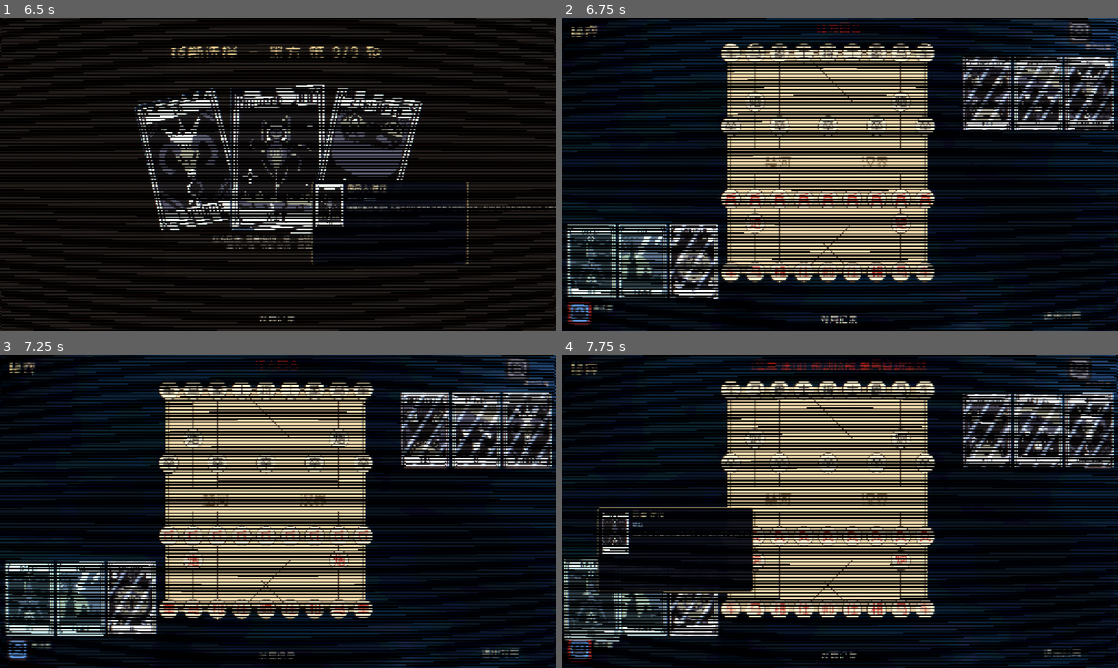
Above: before the commit, frames 1-4 (two rows, left to right).
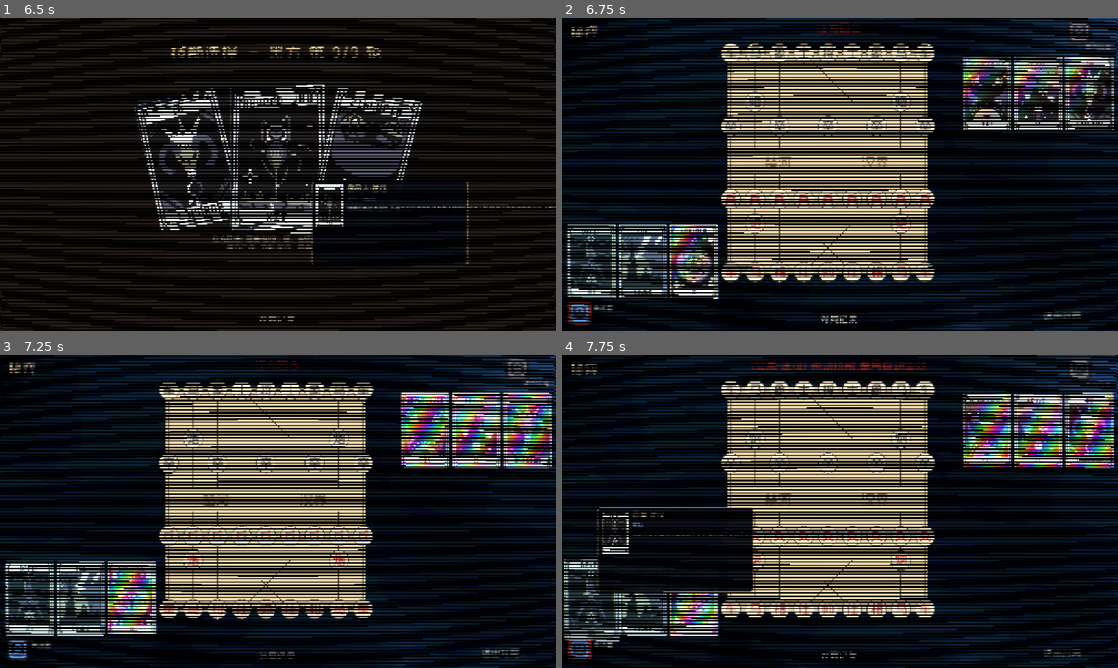
Above: after the commit, the same moments.

Repository: Lurongshika/ChessGame
Game: Godot game, scene res://scenes/game.tscn
Two runs of this game, one before a commit and one after it. Both use one fixed random seed, a clock stepped at 60 frames per second and the inputs below. This scene is started directly instead of the project's main scene.
Inputs (mouse positions are in pixels of both pictures, inside the frame that each line leads up to):
- Up to frame 1 (6.5 s): click "对局记录" at 0.5 s; click "对局记录" at 1.25 s; click "对局记录" at 2 s; tap Enter at 2.75 s; drag from (189, 158) to (333, 105) at 2.77 s; drag from (189, 158) to (250, 237) at 3.52 s; move the mouse to (189, 161) at 4.27 s; tap Tab at 4.35 s; click (189, 161) at 4.42 s; drag from (189, 161) to (111, 127) at 5.02 s; drag from (189, 161) to (305, 174) at 5.77 s
- Up to frame 2 (6.75 s): drag from (751, 158) to (756, 96) at 6.52 s
- Up to frame 3 (7.25 s): no input
- Up to frame 4 (7.75 s): move the mouse to (589, 599) at 7.27 s; tap Tab at 7.35 s; click (589, 599) at 7.42 s

Frame 1 is identical in both runs. In frame 2, 2.6% of the frame differs, in the area x 19-100%, y 12-90%; in frame 3, 3.5%; in frame 4, 3.0%.

Commit message:
feat: 已充能卡改用虹彩闪箔 shader(与选中卡一致)
- card_3d.gdshader:selected 与 ready 共用 hl=max(selected,ready),已充能卡也显示虹彩流光+亮金发光边框

Diff:
--- a/shaders/card_3d.gdshader
+++ b/shaders/card_3d.gdshader
@@ -58,34 +58,27 @@
 	vec4 col = texture(TEXTURE, uv + 0.5);
 	col.a *= step(max(abs(uv.x), abs(uv.y)), 0.5);
 
-	// 选中确认感:虹彩闪箔(参考 balatro POLYCHROME)+ 亮金发光边框(非常醒目)
-	if (selected > 0.01) {
+	// 选中/充能完毕:虹彩闪箔(参考 balatro POLYCHROME)+ 亮金发光边框(非常醒目)
+	float hl = max(selected, ready);
+	if (hl > 0.01) {
 		float edge = min(min(v_uv.x, 1.0 - v_uv.x), min(v_uv.y, 1.0 - v_uv.y));
 		float tsp = (v_uv.x + v_uv.y) * 3.0 + time * 1.2;
 		vec3 holo = 0.5 + 0.5 * cos(6.2831 * (tsp + vec3(0.0, 0.33, 0.67)));
 		float pulse = 0.8 + 0.2 * sin(time * 7.0);
 		// 整卡叠一层虹彩
-		col.rgb = mix(col.rgb, col.rgb * (0.72 + holo * 0.55), 0.4 * selected);
+		col.rgb = mix(col.rgb, col.rgb * (0.72 + holo * 0.55), 0.4 * hl);
 		// 斜向扫过的虹彩流光带(加粗:频率降为约 1/3,平滑区间放宽)
 		float band = sin((v_uv.x + v_uv.y) * 2.5 - time * 2.5);
 		float sheen = smoothstep(-0.4, 1.0, band);
-		col.rgb += holo * sheen * 0.6 * selected;
+		col.rgb += holo * sheen * 0.6 * hl;
 		// 亮金边框(替换卡面边缘)
 		vec3 gold = vec3(1.0, 0.9, 0.45);
 		float frame = smoothstep(0.20, 0.025, edge);
-		col.rgb = mix(col.rgb, gold * (1.05 + 0.35 * pulse), frame * clamp(selected * 0.95, 0.0, 1.0));
+		col.rgb = mix(col.rgb, gold * (1.05 + 0.35 * pulse), frame * clamp(hl * 0.95, 0.0, 1.0));
 		// 边框外侧柔光
 		float bloom = smoothstep(0.30, 0.0, edge) - smoothstep(0.12, 0.0, edge);
-		col.rgb += gold * bloom * pulse * selected * 0.9;
-		col.rgb = mix(col.rgb, col.rgb * 1.18, selected);
-	}
-
-	// 充能完毕:闪箔虹彩流光(参考 balatro POLYCHROME 闪箔)
-	if (ready > 0.01) {
-		float band = sin((v_uv.x + v_uv.y) * 34.0 - time * 6.0);
-		float sheen = smoothstep(0.55, 1.0, band);
-		col.rgb += vec3(0.7, 0.85, 1.0) * sheen * 0.65;
-		col.rgb = mix(col.rgb, col.rgb * vec3(1.0, 0.92, 1.05), 0.22);
+		col.rgb += gold * bloom * pulse * hl * 0.9;
+		col.rgb = mix(col.rgb, col.rgb * 1.18, hl);
 	}
 
 	// 被动卡(未禁用):柔和青色冷光,呼吸微亮,区别于选中金/禁用红
